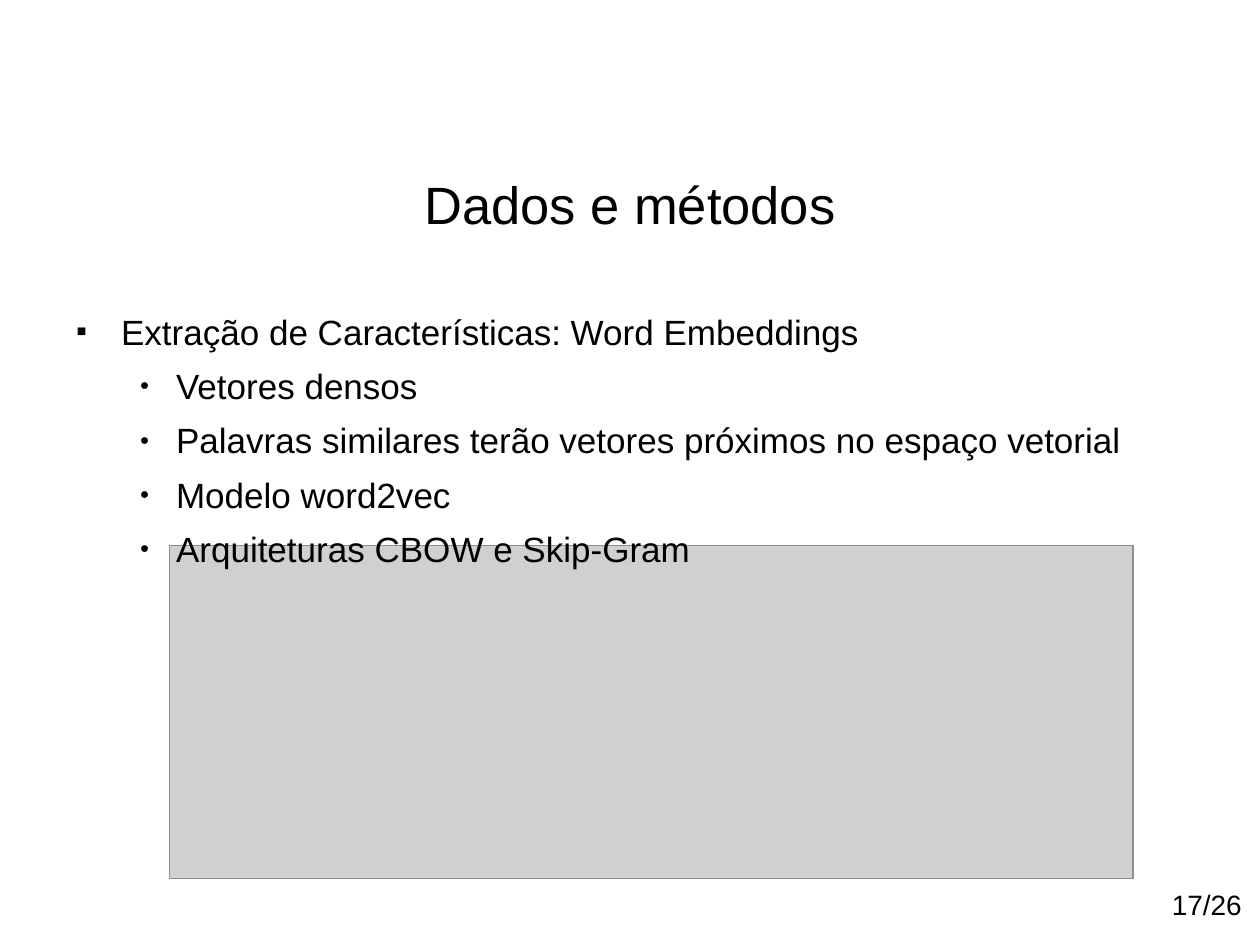
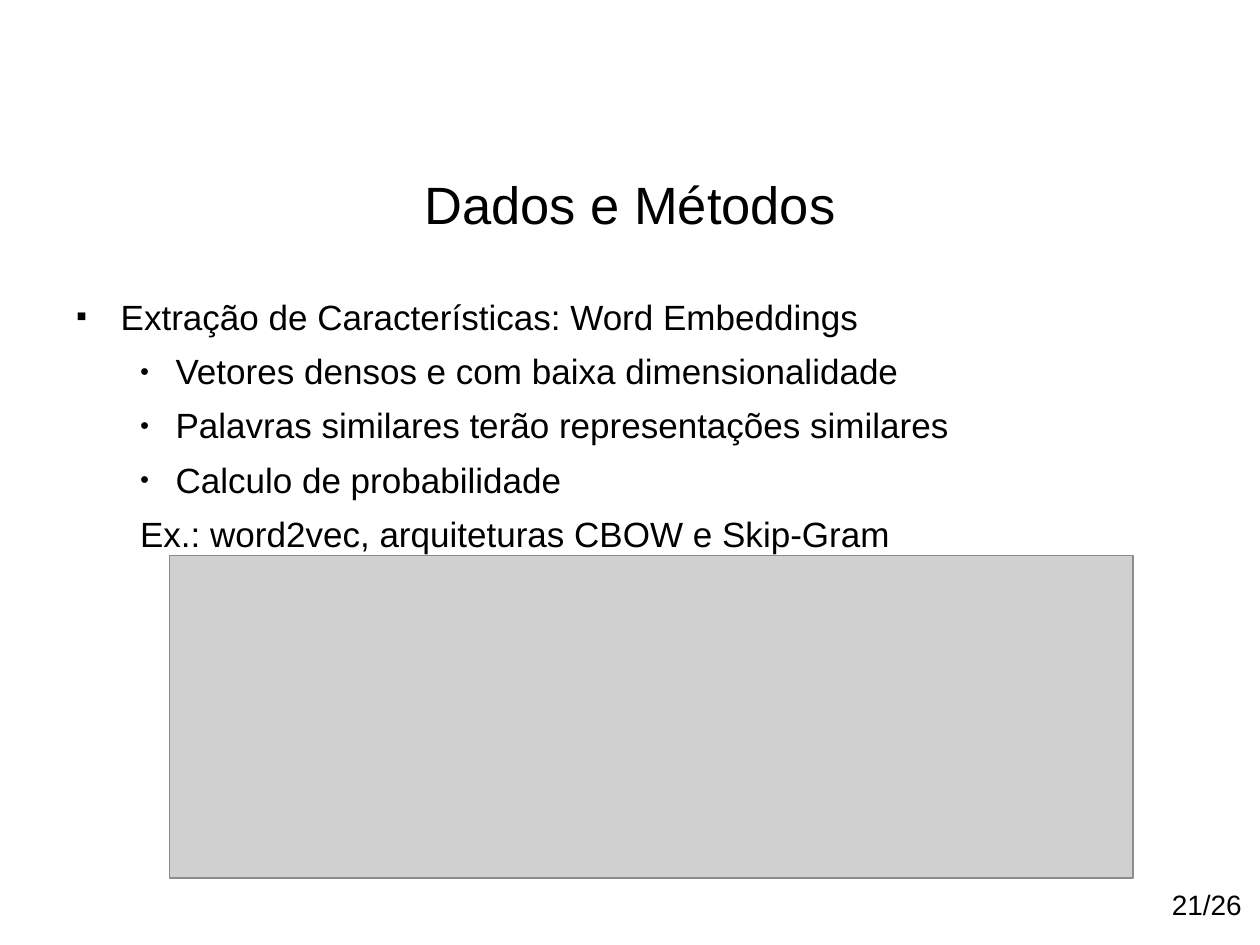
Before and after one commit to paulohq/apresentacao-NLP, a slide deck: slide 22 of apresentacao-mineracao-de-sugestoes.ppt (slide 24 before the commit). Drawn at 1260x945 pixels with LibreOffice and Linux fonts; fonts in the diff are those of the drawing; grey boxes stand for pictures; background and template pictures are left out. Boxes give left, top, right and bottom in pixels: in the first picture for what was removed or moved away, otherwise in the second. Text is boxed around its words. In the diff, an @@ line names an element or a change of style, - is before the commit and + after.

```diff
--- a/apresentacao-mineracao-de-sugestoes.ppt
+++ b/apresentacao-mineracao-de-sugestoes.ppt
@@ title at [424,185,835,225]: text changed @@
-Dados e métodos
+Dados e Métodos
@@ text "Extração de Características: Word Embeddings": place and size @@
-text "Extração de Características: Word Embeddings" at [121,319,1120,569]
+text "Extração de Características: Word Embeddings" at [121,304,948,554]
@@ text at [140,358,948,554]: text changed @@
-  ● Vetores densos
-  ● Palavras similares terão vetores próximos no espaço vetorial
-  ● Modelo word2vec
-  ● Arquiteturas CBOW e Skip-Gram
+  ● Vetores densos e com baixa dimensionalidade
+  ● Palavras similares terão representações similares
+  ● Calculo de probabilidade
+  Ex.: word2vec, arquiteturas CBOW e Skip-Gram
@@ picture: place and size @@
-picture at [170,546,1134,879]
+picture at [170,556,1134,878]
@@ text at [1172,894,1242,916]: text changed @@
-17/26
+21/26
```
Also in this commit, not shown: 26 other slides changed, 2 slides removed, 10 other files.
